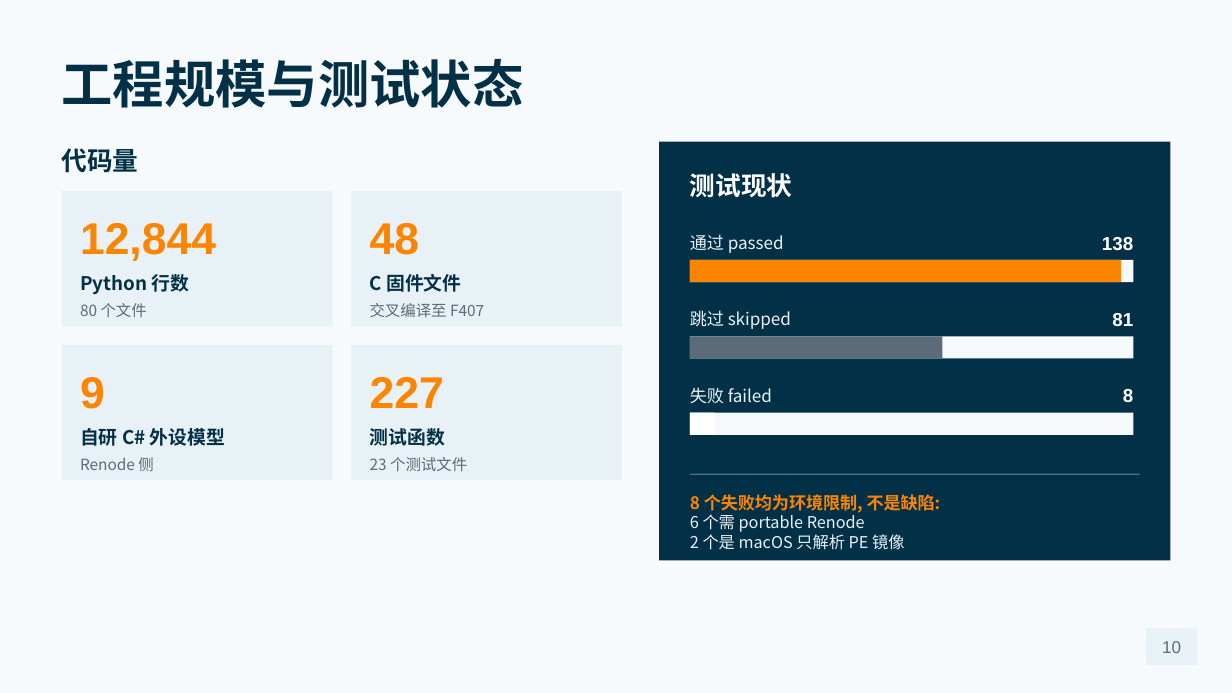
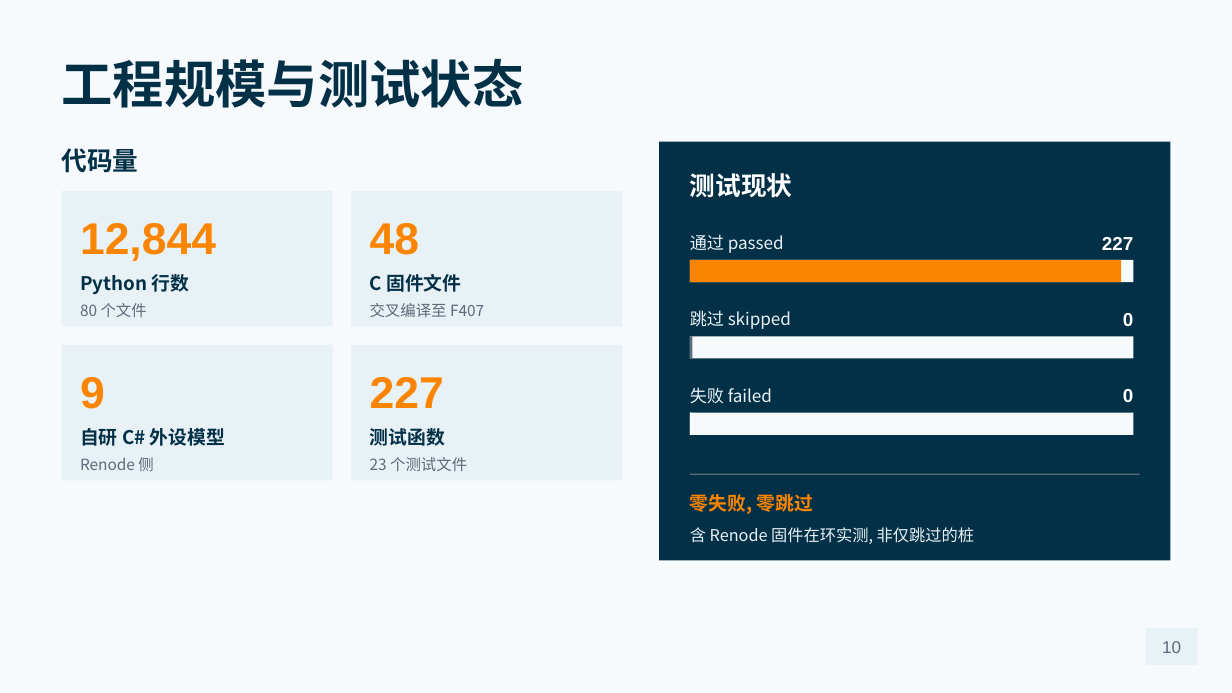
Before and after one commit to superfansizhe-beep/mujoco-renode-twin, a slide deck: slide 10 of docs/mujoco-renode-twin-defense.pptx. Drawn at 1232x693 pixels with LibreOffice and Linux fonts; fonts in the diff are those of the drawing. Boxes give left, top, right and bottom in pixels: in the first picture for what was removed or moved away, otherwise in the second. Text is boxed around its words. In the diff, an @@ line names an element or a change of style, - is before the commit and + after.

```diff
--- a/docs/mujoco-renode-twin-defense.pptx
+++ b/docs/mujoco-renode-twin-defense.pptx
@@ text at [1102,237,1133,250]: text changed @@
-138
+227
@@ text at [1123,313,1133,326]: text changed @@
-81
+0
@@ rectangle: place and size @@
-rectangle at [690,336,942,359]
+rectangle at [690,336,692,359]
@@ rectangle at [690,336,692,359]: proportions changed @@
@@ text at [1123,389,1133,402]: text changed @@
-8
+0
@@ text at [690,494,813,514]: text changed; size 10 to 11 pt @@
-8 个失败均为环境限制, 不是缺陷:
+零失败, 零跳过
@@ text at [690,527,974,544]: text changed @@
-6 个需 portable Renode
-2 个是 macOS 只解析 PE 镜像
+含 Renode 固件在环实测, 非仅跳过的桩
```
Also in this commit, not shown: 2 other files.
